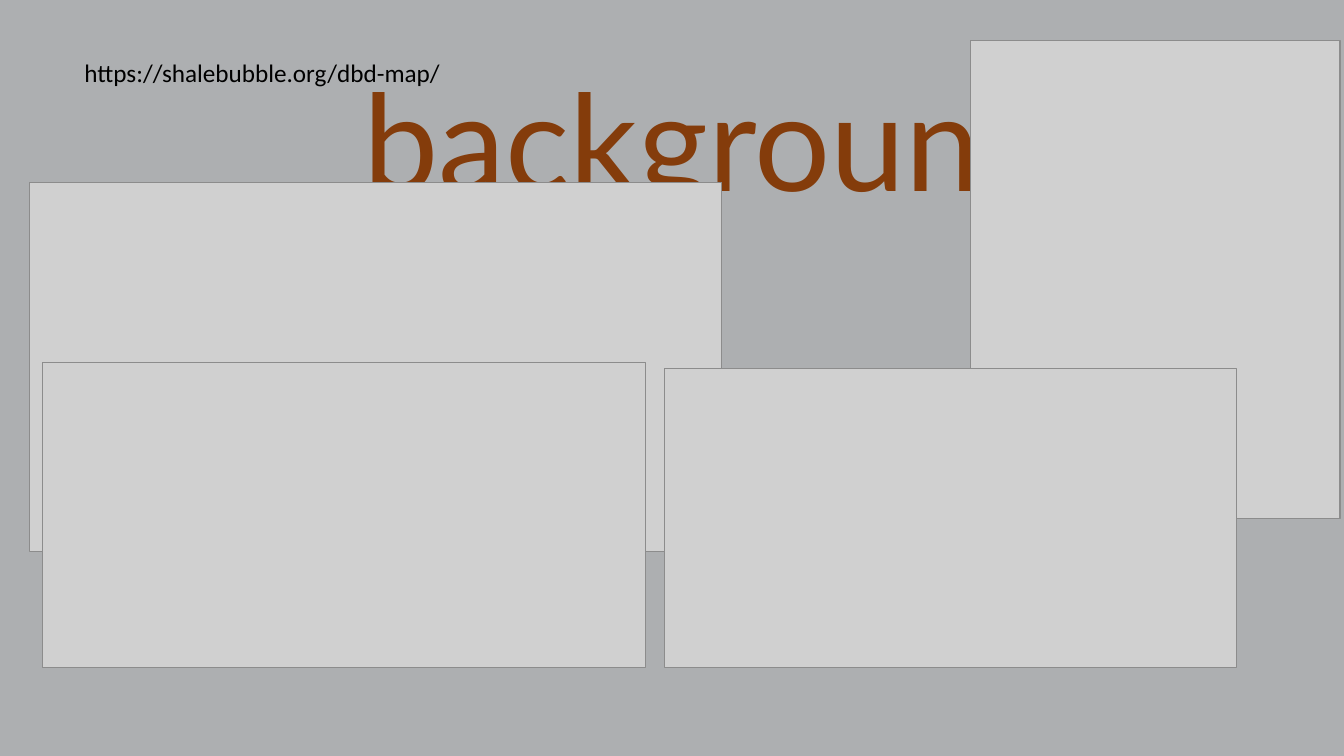
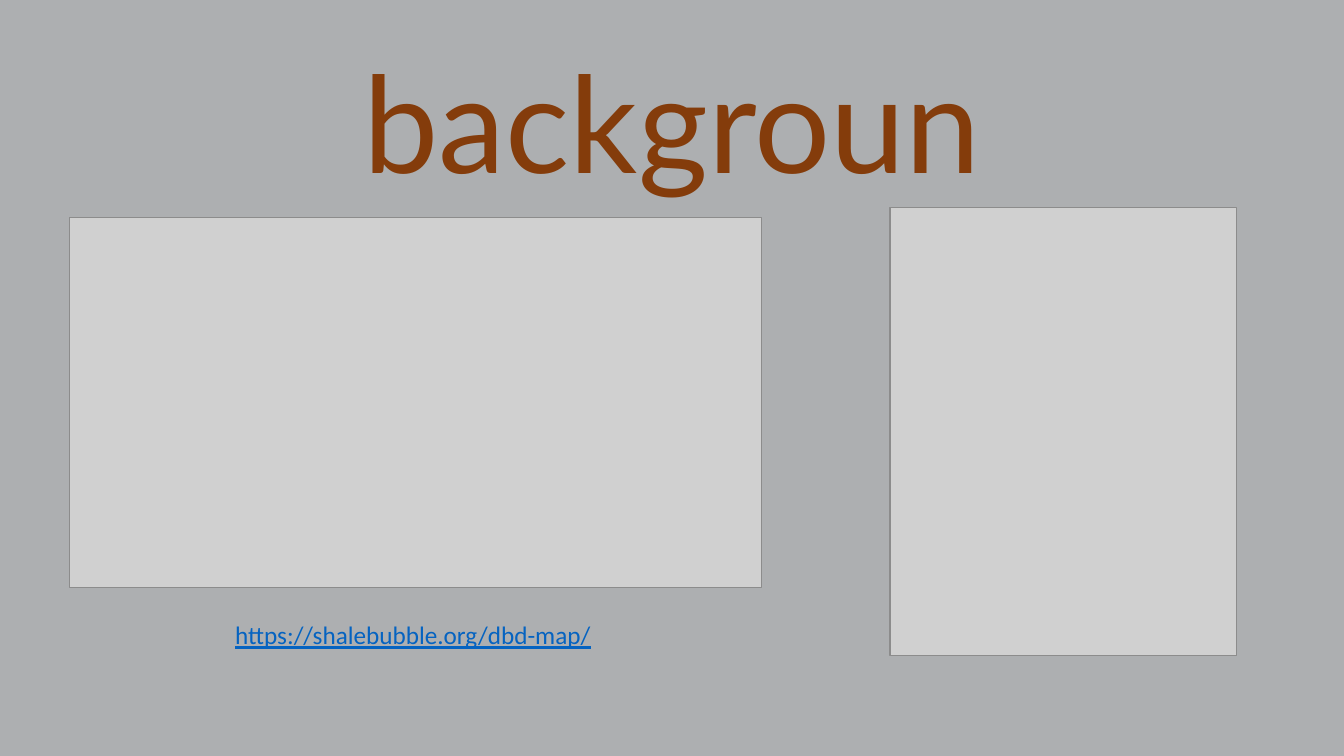
Before and after one commit to cljungkull/Final-Project, a slide deck: slide 4 of presentation.pptx (slide 3 before the commit). Drawn at 1344x756 pixels with LibreOffice and Linux fonts; fonts in the diff are those of the drawing; grey boxes stand for pictures. Boxes give left, top, right and bottom in pixels: in the first picture for what was removed or moved away, otherwise in the second. Text is boxed around its words. In the diff, an @@ line names an element or a change of style, - is before the commit and + after.

Commit message:
Updates to presentation

```diff
--- a/presentation.pptx
+++ b/presentation.pptx
@@ text "background": place and size @@
-text "background" at bbox=[345, 52, 1000, 226]
+text "background" at bbox=[345, 34, 1000, 208]
@@ picture: place and size @@
-picture at bbox=[971, 40, 1341, 518]
+picture at bbox=[890, 207, 1237, 655]
@@ picture: place and size @@
-picture at bbox=[29, 182, 722, 552]
+picture at bbox=[70, 218, 762, 587]
@@ picture removed at bbox=[43, 362, 646, 667] @@
@@ picture removed at bbox=[664, 369, 1237, 668] @@
@@ text "https://shalebubble.org/dbd-map/": place and size @@
-text "https://shalebubble.org/dbd-map/" at bbox=[84, 64, 439, 87]
+text "https://shalebubble.org/dbd-map/" at bbox=[235, 626, 590, 649]
@@ text "https://shalebubble.org/dbd-map/" at bbox=[235, 626, 590, 649]: text colour #000000 to #0563C1, underline on @@
```
Also in this commit, not shown: 6 other slides changed, 2 slides added, 1 slide removed, 1 other file.
